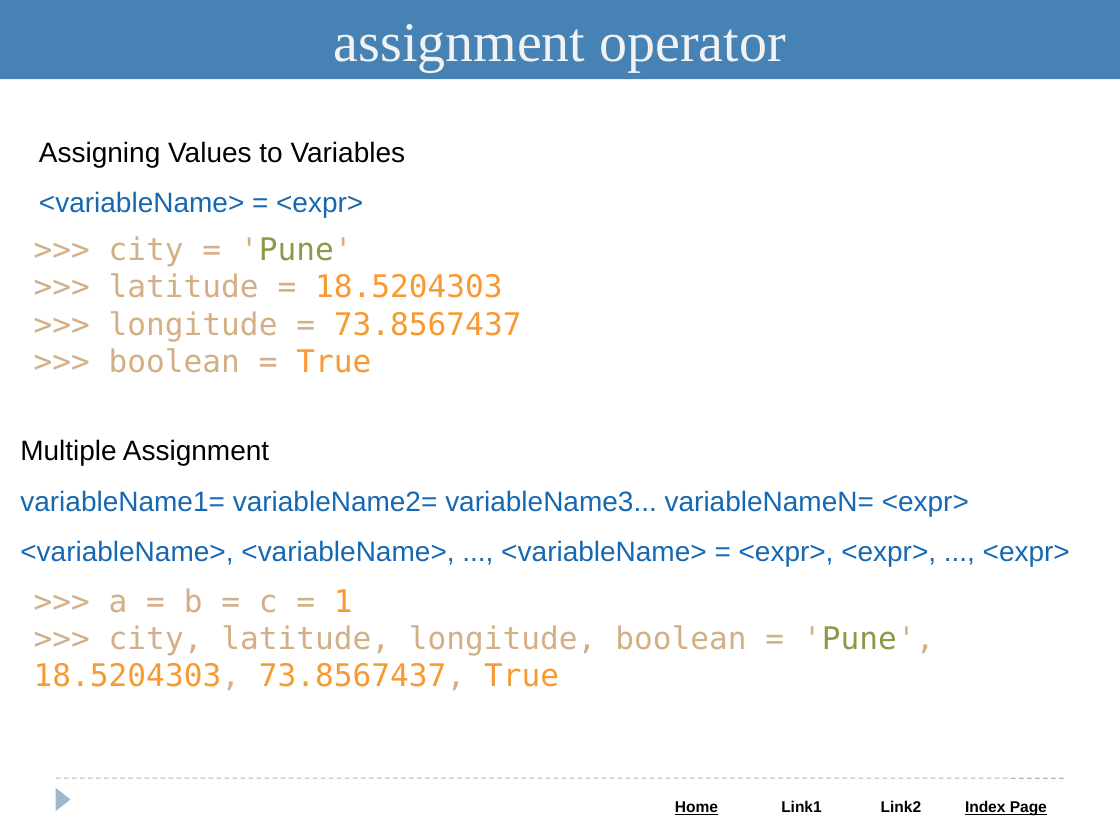
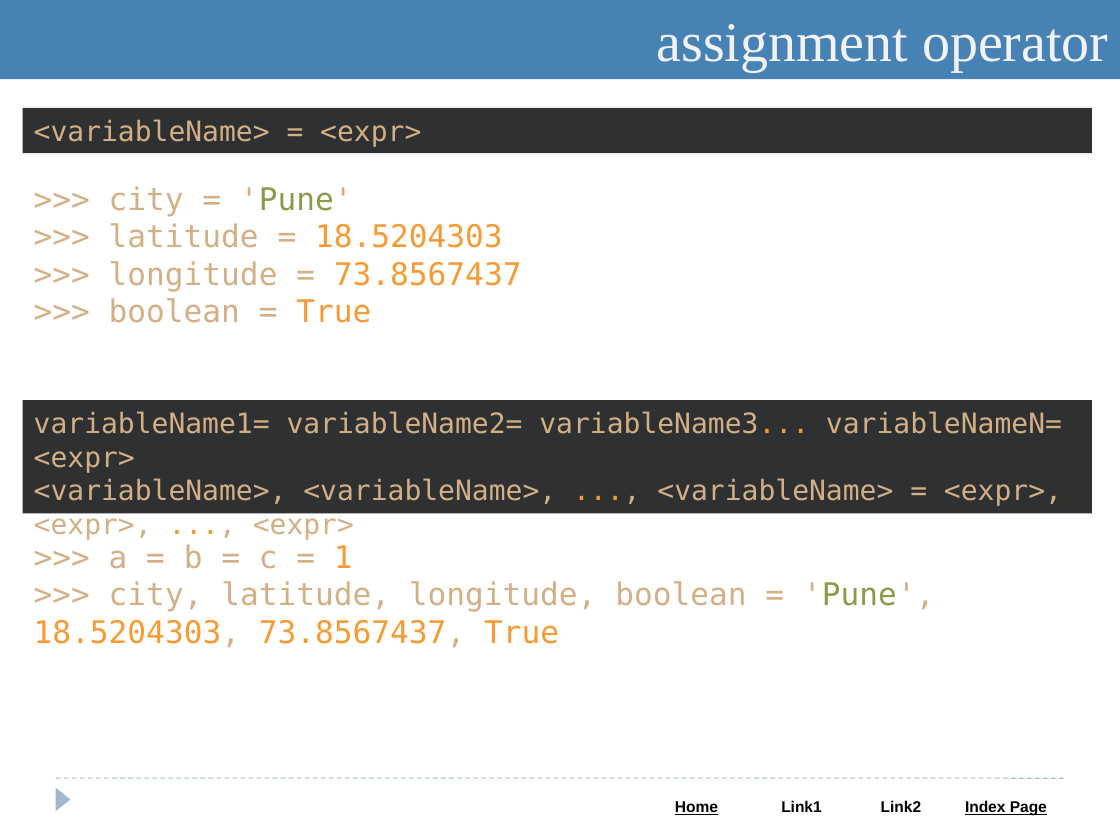
Before and after one commit to Saleel-Bagde-drive/Python-and-Web-PPTs, a slide deck: slide 8 of Python.pptx. Drawn at 1120x840 pixels with LibreOffice and Linux fonts; fonts in the diff are those of the drawing. Boxes give left, top, right and bottom in pixels: in the first picture for what was removed or moved away, otherwise in the second. Text is boxed around its words. In the diff, an @@ line names an element or a change of style, - is before the commit and + after.

```diff
--- a/Python.pptx
+++ b/Python.pptx
@@ rectangle "assignment operator" at bbox=[0, 0, 1120, 80]: alignment centre to right @@
@@ rectangle added at bbox=[22, 108, 1092, 152], fill #2E3032, 18 pt, text #D3AF86 @@
+<variableName> = <expr>
@@ text removed at bbox=[39, 141, 406, 217] @@
-Assigning Values to Variables
-<variableName> = <expr>
@@ text ">>> city = 'Pune'": place and size @@
-text ">>> city = 'Pune'" at bbox=[109, 236, 522, 373]
+text ">>> city = 'Pune'" at bbox=[109, 186, 522, 323]
@@ rectangle "variableName1= variableName2= variableName3... variableNameN ...": place and size @@
-rectangle "variableName1= variableName2= variableName3... variableNameN ..." at bbox=[20, 439, 1070, 566]
+rectangle "variableName1= variableName2= variableName3... variableNameN ..." at bbox=[22, 400, 1092, 513]
@@ rectangle "variableName1= variableName2= variableName3... variableNameN ..." at bbox=[22, 400, 1092, 513]: font Arial to DejaVu Sans Mono, text colour #1668B2 to #D3AF86; text colour #1668B2 to #F79A32 in "variableName3...", "..., ...,"; line spacing 1.5 to 1; fill none to #2E3032 @@
@@ text in rectangle at bbox=[20, 439, 269, 466]: paragraph removed @@
-Multiple Assignment
@@ text ">>> a = b = ...": place and size @@
-text ">>> a = b = ..." at bbox=[34, 588, 935, 691]
+text ">>> a = b = ..." at bbox=[34, 544, 935, 648]
```
Also in this commit, not shown: 19 other slides changed, 5 slides added.
